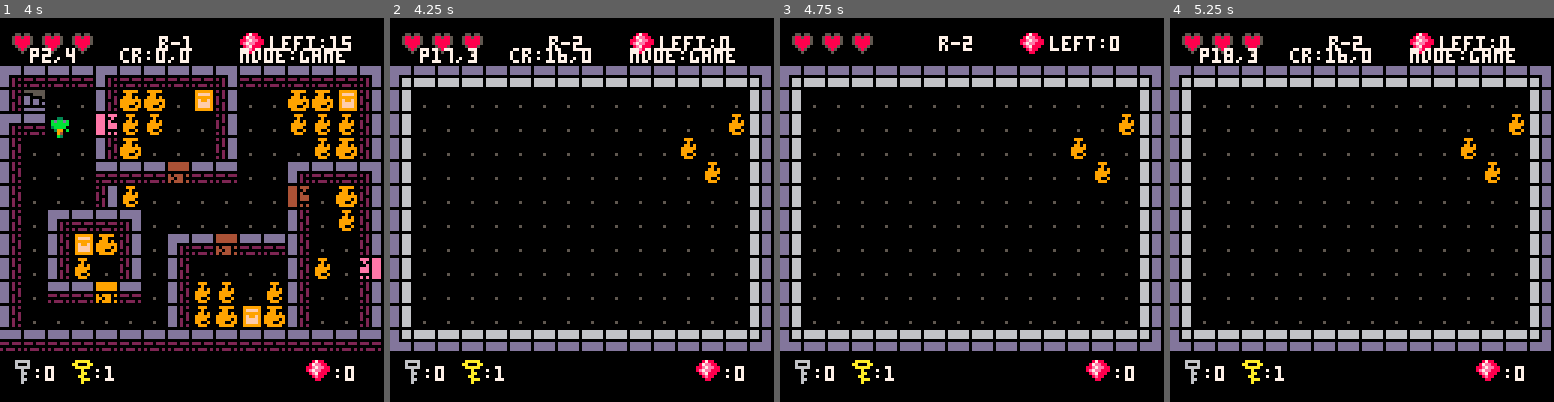
Above: before the commit, frames 1-4 (left to right).
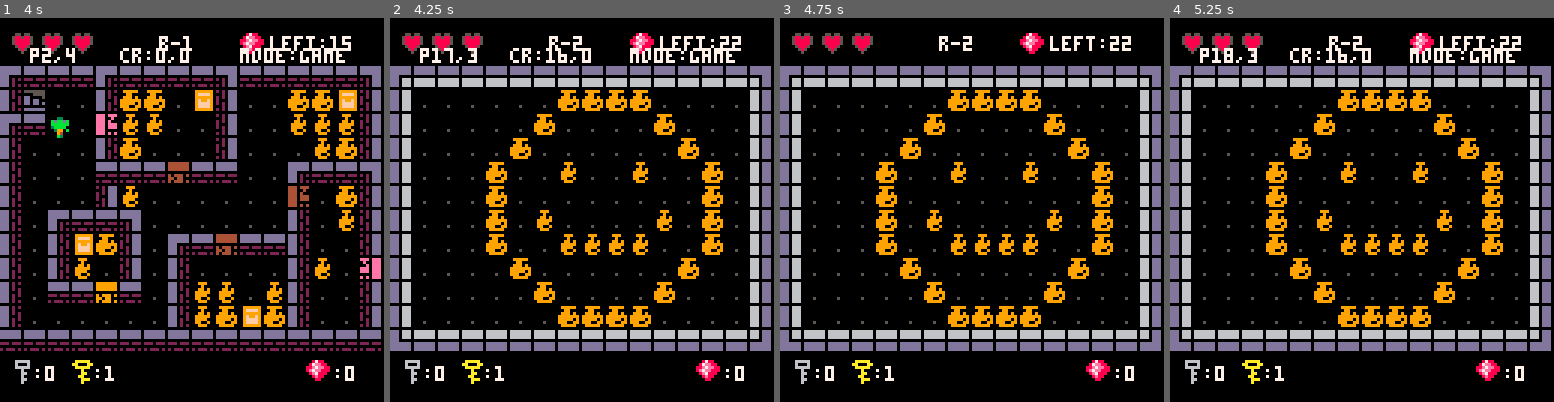
Above: after the commit, the same moments.

Repository: robotspacefish/dungeon_dino
Game: PICO-8 cartridge dungeon_dino.p8
Same seed, same stepped clock (60 frames per second), same inputs: the game is played once before the commit and once after it.
Inputs:
- Up to frame 1 (4 s): tap X (X key) at 0.33, 1.07, 1.85, 2.97 s; tap O (Z key) at 0.7, 1.7, 2.1, 2.5, 2.9, 3.3, 3.7 s; hold Right 1.6-2.1 s; hold Up 2.15-2.42 s; hold Right 2.47-3.03 s; hold Left 3.08-3.58 s; hold Down 3.63-3.97 s
- Up to frame 2 (4.25 s): hold Right from 4.02 s (still down); tap X (X key) at 4.08 s; tap O (Z key) at 4.1 s
- Up to frame 3 (4.75 s): tap O (Z key) at 4.5 s; release Right at 4.68 s; hold Up from 4.73 s (still down)
- Up to frame 4 (5.25 s): tap O (Z key) at 4.9 s; release Up at 5.03 s; hold Left from 5.08 s (still down); tap X (X key) at 5.2 s

Frame 1 is identical in both runs. In frame 2, 6.2% of the frame differs, in the area x 25-93%, y 4-81%; in frame 3, 6.2%; in frame 4, 6.2%.

Commit message:
temp r-2

Diff:
--- a/dungeon_dino.p8
+++ b/dungeon_dino.p8
@@ -501,156 +501,157 @@
 c9c9c9c9c9c9c9c9c9c9c9c9c9c9c9c900000000000000000000000000000000000000000000000000000000000000000000000000000000000000000000000000000000000000000000000000000000000000000000000000000000000000000000000000000000000000000000000000000000000000000000000000000000
 c9c9c9c9c9c9c9c9c9c9c9c9c9c9c9c900000000000000000000000000000000000000000000000000000000000000000000000000000000000000000000000000000000000000000000000000000000000000000000000000000000000000000000000000000000000000000000000000000000000000000000000000000000
 e4d3d3d3e4d3d3d3d3e3d3d3d3d3d3e3e6e7e7e7e7e7e7e7e7e7e7e7e7e7e7e5000000000000000000000000000000000000000000000000000000000000000000000000000000000000000000000000000000000000000000000000000000000000000000000000000000000000000000000000000000000000000000000000
-d1c6c0c0d1ccccc0cfd2c0c0cccccfd2e9c0c0c0c0c0c0c0c0c0c0c0c0c0c0e8000000000000000000000000000000000000000000000000000000000000000000000000000000000000000000000000000000000000000000000000000000000000000000000000000000000000000000000000000000000000000000000000
-e4d3c0c0ffdcdcc0c0d2c0c0dcdcdcd2e9c0c0c0c0c0c0c0c0c0c0c0c0c0dce8000000000000000000000000000000000000000000000000000000000000000000000000000000000000000000000000000000000000000000000000000000000000000000000000000000000000000000000000000000000000000000000000
-d1c0c0c0d1ccc0c0c0d2c0c0c0dcccd2e9c0c0c0c0c0c0c0c0c0c0c0dcc0c0e8000000000000000000000000000000000000000000000000000000000000000000000000000000000000000000000000000000000000000000000000000000000000000000000000000000000000000000000000000000000000000000000000
-d1c0c0c0d3d3d3ddd3d3c0c0e4d3d3e3e9c0c0c0c0c0c0c0c0c0c0c0c0dcc0e8000000000000000000000000000000000000000000000000000000000000000000000000000000000000000000000000000000000000000000000000000000000000000000000000000000000000000000000000000000000000000000000000
-d1c0c0c0d2dcc0c0c0c0c0c0fdc0ccd2e9c0c0c0c0c0c0c0c0c0c0c0c0c0c0e8000000000000000000000000000000000000000000000000000000000000000000000000000000000000000000000000000000000000000000000000000000000000000000000000000000000000000000000000000000000000000000000000
-d1c0e4d3d3e3c0c0c0c0c0c0d1c0dcd2e9c0c0c0c0c0c0c0c0c0c0c0c0c0c0e8000000000000000000000000000000000000000000000000000000000000000000000000000000000000000000000000000000000000000000000000000000000000000000000000000000000000000000000000000000000000000000000000
-d1c0d1cfccd2c0e4d3ddd3d3d1c0c0d2e9c0c0c0c0c0c0c0c0c0c0c0c0c0c0e8000000000000000000000000000000000000000000000000000000000000000000000000000000000000000000000000000000000000000000000000000000000000000000000000000000000000000000000000000000000000000000000000
-d1c0d1dcc0d2c0d1c0c0c0c0d1dcc0fce9c0c0c0c0c0c0c0c0c0c0c0c0c0c0e8000000000000000000000000000000000000000000000000000000000000000000000000000000000000000000000000000000000000000000000000000000000000000000000000000000000000000000000000000000000000000000000000
-d1c0d3d3ded3c0d1dcdcc0dcd1c0c0d2e9c0c0c0c0c0c0c0c0c0c0c0c0c0c0e8000000000000000000000000000000000000000000000000000000000000000000000000000000000000000000000000000000000000000000000000000000000000000000000000000000000000000000000000000000000000000000000000
-d1c0c0c0c0c0c0d1dccccfccd1c0c0d2e9c0c0c0c0c0c0c0c0c0c0c0c0c0c0e8000000000000000000000000000000000000000000000000000000000000000000000000000000000000000000000000000000000000000000000000000000000000000000000000000000000000000000000000000000000000000000000000
+d1c6c0c0d1ccccc0cfd2c0c0cccccfd2e9c0c0c0c0c0c0ccccccccc0c0c0c0e8000000000000000000000000000000000000000000000000000000000000000000000000000000000000000000000000000000000000000000000000000000000000000000000000000000000000000000000000000000000000000000000000
+e4d3c0c0ffdcdcc0c0d2c0c0dcdcdcd2e9c0c0c0c0c0ccc0c0c0c0ccc0c0c0e8000000000000000000000000000000000000000000000000000000000000000000000000000000000000000000000000000000000000000000000000000000000000000000000000000000000000000000000000000000000000000000000000
+d1c0c0c0d1ccc0c0c0d2c0c0c0dcccd2e9c0c0c0c0ccc0c0c0c0c0c0ccc0c0e8000000000000000000000000000000000000000000000000000000000000000000000000000000000000000000000000000000000000000000000000000000000000000000000000000000000000000000000000000000000000000000000000
+d1c0c0c0d3d3d3ddd3d3c0c0e4d3d3e3e9c0c0c0ccc0c0dcc0c0dcc0c0ccc0e8000000000000000000000000000000000000000000000000000000000000000000000000000000000000000000000000000000000000000000000000000000000000000000000000000000000000000000000000000000000000000000000000
+d1c0c0c0d2dcc0c0c0c0c0c0fdc0ccd2e9c0c0c0ccc0c0c0c0c0c0c0c0ccc0e8000000000000000000000000000000000000000000000000000000000000000000000000000000000000000000000000000000000000000000000000000000000000000000000000000000000000000000000000000000000000000000000000
+d1c0e4d3d3e3c0c0c0c0c0c0d1c0dcd2e9c0c0c0ccc0dcc0c0c0c0dcc0ccc0e8000000000000000000000000000000000000000000000000000000000000000000000000000000000000000000000000000000000000000000000000000000000000000000000000000000000000000000000000000000000000000000000000
+d1c0d1cfccd2c0e4d3ddd3d3d1c0c0d2e9c0c0c0ccc0c0dcdcdcdcc0c0ccc0e8000000000000000000000000000000000000000000000000000000000000000000000000000000000000000000000000000000000000000000000000000000000000000000000000000000000000000000000000000000000000000000000000
+d1c0d1dcc0d2c0d1c0c0c0c0d1dcc0fce9c0c0c0c0ccc0c0c0c0c0c0ccc0c0e8000000000000000000000000000000000000000000000000000000000000000000000000000000000000000000000000000000000000000000000000000000000000000000000000000000000000000000000000000000000000000000000000
+d1c0d3d3ded3c0d1dcdcc0dcd1c0c0d2e9c0c0c0c0c0ccc0c0c0c0ccc0c0c0e8000000000000000000000000000000000000000000000000000000000000000000000000000000000000000000000000000000000000000000000000000000000000000000000000000000000000000000000000000000000000000000000000
+d1c0c0c0c0c0c0d1dccccfccd1c0c0d2e9c0c0c0c0c0c0ccccccccc0c0c0c0e8000000000000000000000000000000000000000000000000000000000000000000000000000000000000000000000000000000000000000000000000000000000000000000000000000000000000000000000000000000000000000000000000
 d3d3d3d3d3d3d3d3d3d3d3d3d3d3d3d3d6eaeaeaeaeaeaeaeaeaeaeaeaeaead5000000000000000000000000000000000000000000000000000000000000000000000000000000000000000000000000000000000000000000000000000000000000000000000000000000000000000000000000000000000000000000000000
 0951090909090909090909090909090900000000000000000000000000000000000000000000000000000000000000000000000000000000000000000000000000000000000000000000000000000000000000000000000000000000000000000000000000000000000000000000000000000000000000000000000000000000
 0000000000000000000000000000000000000000000000000000000000000000000000000000000000000000000000000000000000000000000000000000000000000000000000000000000000000000000000000000000000000000000000000000000000000000000000000000000000000000000000000000000000000000
 0000000000000000000000000000000000000000000000000000000000000000000000000000000000000000000000000000000000000000000000000000000000000000000000000000000000000000000000000000000000000000000000000000000000000000000000000000000000000000000000000000000000000000
 0000000000000000000000000000000000000000000000000000000000000000000000000000000000000000000000000000000000000000000000000000000000000000000000000000000000000000000000000000000000000000000000000000000000000000000000000000000000000000000000000000000000000000
-c9c9c9c9c9c9c9c9c9c9c9c9c9c9c9c900000000000000000000000000000000000000000000000000000000000000000000000000000000000000000000000000000000000000000000000000000000000000000000000000000000000000000000000000000000000000000000000000000000000000000000000000000000
-f1f1f1f1f1f1f1f1f1f1f1f1f1f1f1f100000000000000000000000000000000000000000000000000000000000000000000000000000000000000000000000000000000000000000000000000000000000000000000000000000000000000000000000000000000000000000000000000000000000000000000000000000000
-f1f1c5e0e0e0e0e0e0e0e0e0e0e0f1f100000000000000000000000000000000000000000000000000000000000000000000000000000000000000000000000000000000000000000000000000000000000000000000000000000000000000000000000000000000000000000000000000000000000000000000000000000000
-f1f1e0e0e0e0e0e0e0e0e0e0e0cff1f100000000000000000000000000000000000000000000000000000000000000000000000000000000000000000000000000000000000000000000000000000000000000000000000000000000000000000000000000000000000000000000000000000000000000000000000000000000
-f1f1e0f1f1e0e0e0e0e0e0f1f1f1f1f100000000000000000000000000000000000000000000000000000000000000000000000000000000000000000000000000000000000000000000000000000000000000000000000000000000000000000000000000000000000000000000000000000000000000000000000000000000
-f1f1e0e0e0e0e0e0f1f1e0e0e0e0f1f100000000000000000000000000000000000000000000000000000000000000000000000000000000000000000000000000000000000000000000000000000000000000000000000000000000000000000000000000000000000000000000000000000000000000000000000000000000
-f1f1e0e0e0e0e0ccccccccccccccf1f100000000000000000000000000000000000000000000000000000000000000000000000000000000000000000000000000000000000000000000000000000000000000000000000000000000000000000000000000000000000000000000000000000000000000000000000000000000
-f1f1f1f1f1f1f1f1f1f1f1f1f1f1f1f100000000000000000000000000000000000000000000000000000000000000000000000000000000000000000000000000000000000000000000000000000000000000000000000000000000000000000000000000000000000000000000000000000000000000000000000000000000
-…(130 lines of a section not shown)…
+c9c9c9c9c9c9c9c9c9c9c9c9c9c9c9c9c9c9c9c9c90000000000000000000000000000000000000000000000000000000000000000000000000000000000000000000000000000000000000000000000000000000000000000000000000000000000000000000000000000000000000000000000000000000000000000000000
+c9c9c9c9c9c9c9c9c9c9c9c9c9c9c9c9c9c9c9c9c90000000000000000000000000000000000000000000000000000000000000000000000000000000000000000000000000000000000000000000000000000000000000000000000000000000000000000000000000000000000000000000000000000000000000000000000
+c9c9c9e0e0e0e0e0e0e0e0e0e0e0c9c9c9c9c9c9c90000000000000000000000000000000000000000000000000000000000000000000000000000000000000000000000000000000000000000000000000000000000000000000000000000000000000000000000000000000000000000000000000000000000000000000000
+c9c9e0e0e0e0e0e0e0e0e0e0e0c9c9c9c9c9c9c9c90000000000000000000000000000000000000000000000000000000000000000000000000000000000000000000000000000000000000000000000000000000000000000000000000000000000000000000000000000000000000000000000000000000000000000000000
+c9c9e0c9c9e0e0e0e0e0e0c9c9c9c9c9c9c9c9c9c90000000000000000000000000000000000000000000000000000000000000000000000000000000000000000000000000000000000000000000000000000000000000000000000000000000000000000000000000000000000000000000000000000000000000000000000
+c9c9e0e0e0e0e0e0c9c9e0e0e0e0c9c9c9c9c9c9c90000000000000000000000000000000000000000000000000000000000000000000000000000000000000000000000000000000000000000000000000000000000000000000000000000000000000000000000000000000000000000000000000000000000000000000000
+c9c9e0e0e0e0e0c9c9c9c9c9c9c9c9c9c9c9c9c9c90000000000000000000000000000000000000000000000000000000000000000000000000000000000000000000000000000000000000000000000000000000000000000000000000000000000000000000000000000000000000000000000000000000000000000000000
+c9c9c9c9c9c9c9c9c9c9c9c9c9c9c9c9c9c9c9c9c90000000000000000000000000000000000000000000000000000000000000000000000000000000000000000000000000000000000000000000000000000000000000000000000000000000000000000000000000000000000000000000000000000000000000000000000
+0000000000c9c9c9c9c9c9c9c9c9c9c9c9c9c9c9c90000000000000000000000000000000000000000000000000000000000000000000000000000000000000000000000000000000000000000000000000000000000000000000000000000000000000000000000000000000000000000000000000000000000000000000000
+…(130 lines of a section not shown)…
